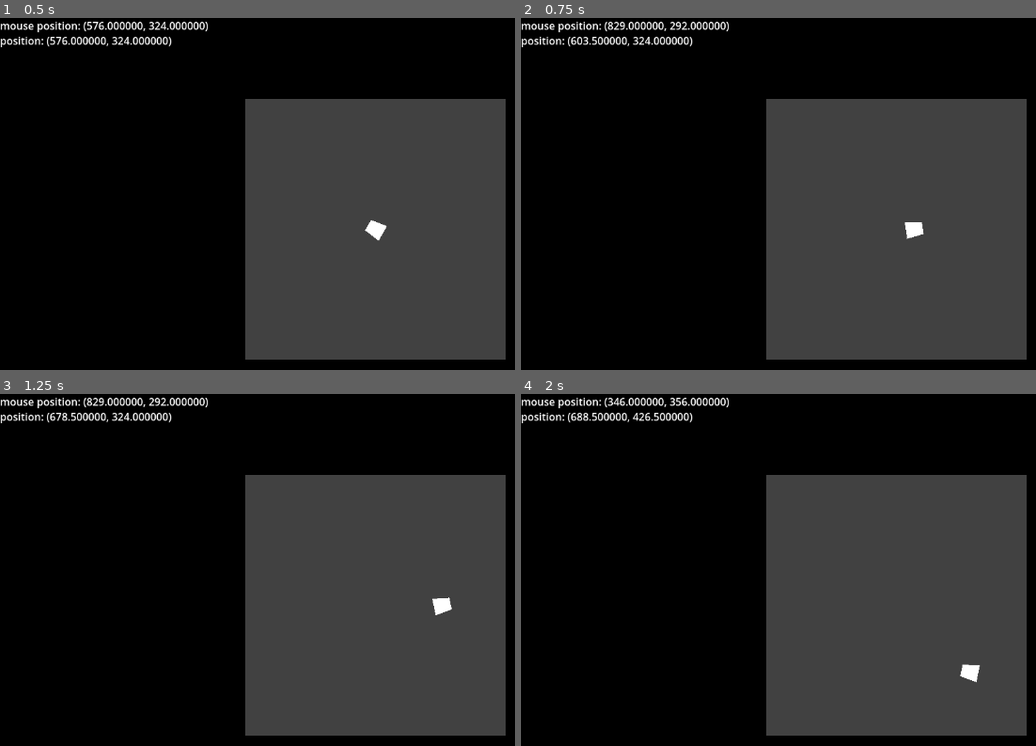
Above: before the commit, frames 1-4 (two rows, left to right).
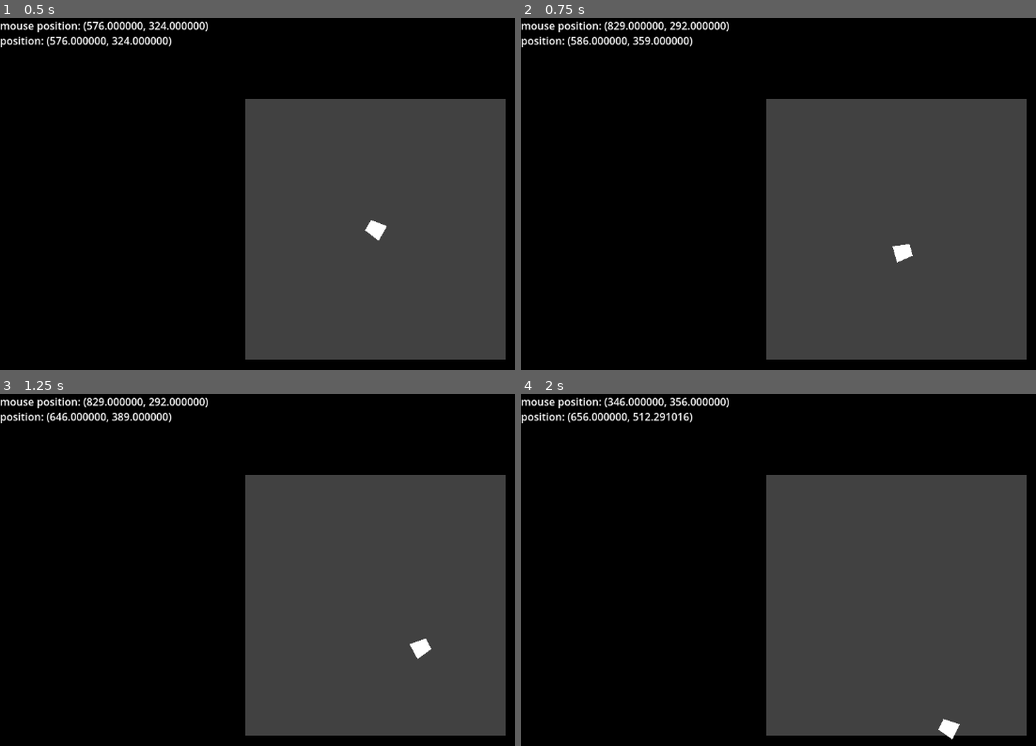
Above: after the commit, the same moments.

Repository: hexagonhexagon/saw-game
Game: Godot game, scene res://main.tscn
Two runs of this game, one before a commit and one after it. Both use one fixed random seed, a clock stepped at 60 frames per second and the inputs below.
Inputs (mouse positions are in pixels of both pictures, inside the frame that each line leads up to):
- Up to frame 1 (0.5 s): no input
- Up to frame 2 (0.75 s): tap Enter at 0.5 s; move the mouse to (outside the picture) at 0.52 s; hold D (move_right) from 0.53 s (still down); tap Shift (dash) at 0.6 s
- Up to frame 3 (1.25 s): keep holding D (move_right)
- Up to frame 4 (2 s): move the mouse to (747, 626) at 1.27 s; release D (move_right) at 1.28 s; hold S (move_down) from 1.28 s (still down); tap Shift (dash) at 1.35 s

Frame 1 is identical in both runs. In frame 2, 0.4% of the frame differs, in the area x 9-79%, y 5-70%; in frame 3, 0.4%; in frame 4, 0.5%, in the area x 10-90%, y 5-99%.

Commit message:
dash implemented

Diff:
--- a/main.tscn
+++ b/main.tscn
@@ -74,6 +74,9 @@
 scale = Vector2(1.3, 1.3)
 script = ExtResource("1_ig7tw")
 speed = 150.0
+dash_speed = 300.0
+dash_duration = 0.2
+dash_cooldown = 0.2
 debug_text_label = NodePath("../../UiRoot/DebugLabel")
 metadata/_edit_group_ = true
 
--- a/player.gd
+++ b/player.gd
@@ -1,25 +1,38 @@
 extends CharacterBody2D
 
-@export var speed: float = 10.0
+@export var speed: float
+@export var dash_speed: float
+@export var dash_duration: float
+@export var dash_cooldown: float
 @export var debug_text_label: RichTextLabel
 
 var move_input_direction: Vector2i = Vector2i.ZERO
 var mouse_position: Vector2
+var dash_direction: Vector2i
+var dash_duration_left: float
+var dash_cooldown_left: float
 
 
 func _ready() -> void:
-	pass
+	dash_direction = Vector2i(0, 1) # arbitrary direction
+	dash_duration_left = 0.0
+	dash_cooldown_left = 0.0
 
 
-func _physics_process(_delta: float) -> void:
-	if move_input_direction != Vector2i.ZERO:
-		var move_amount: Vector2 = move_input_direction * speed
-		velocity = move_amount
+func _physics_process(delta: float) -> void:
+	if dash_duration_left > 0.0:
+		velocity = dash_direction * dash_speed
+		dash_duration_left -= delta
+	else:
+		dash_cooldown_left -= delta
+		velocity = move_input_direction * speed
+	if velocity != Vector2.ZERO:
 		move_and_slide()
 	look_at(mouse_position)
 
 
 func _process(_delta: float) -> void:
+	# move
 	move_input_direction = Vector2i.ZERO
 	if Input.is_action_pressed("move_right"):
 		move_input_direction.x += 1
@@ -29,10 +42,15 @@
 		move_input_direction.y += 1
 	if Input.is_action_pressed("move_up"):
 		move_input_direction.y -= 1
+
+	# dash
+	if move_input_direction != Vector2i.ZERO and dash_duration_left < 0.0:
+		dash_direction = move_input_direction
+	if Input.is_action_just_pressed("dash") and dash_cooldown_left < 0.0:
+		dash_duration_left = dash_duration
+		dash_cooldown_left = dash_cooldown
+
+	# look direction
 	mouse_position = get_viewport().get_mouse_position()
 	debug_text_label.text = "mouse position: %v\n" % mouse_position
 	debug_text_label.text += "position: %v\n" % global_position
-
-
-func _input(event: InputEvent) -> void:
-	pass
